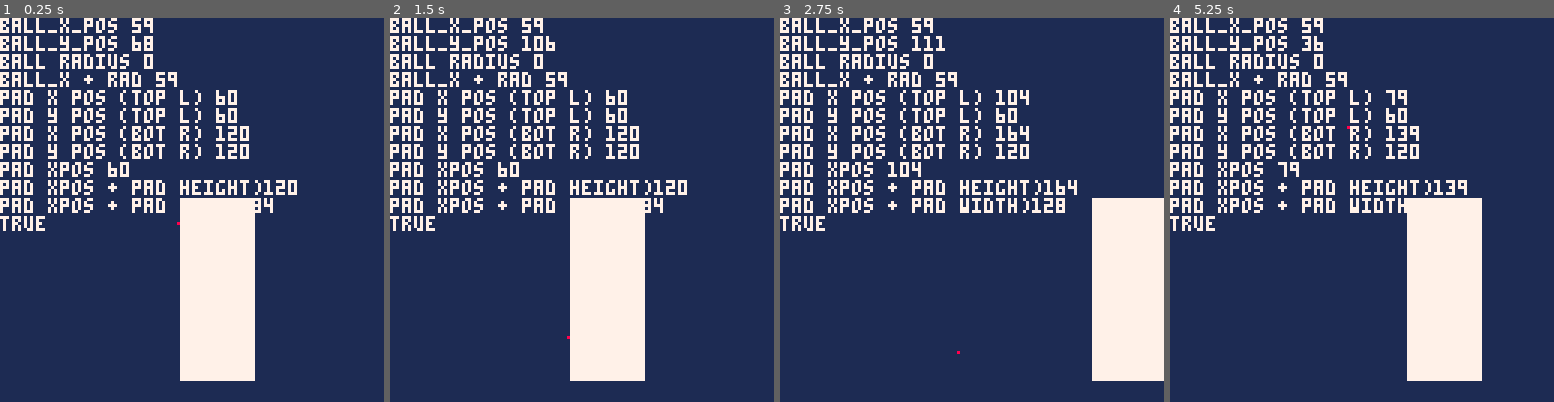
Above: before the commit, frames 1-4 (left to right).
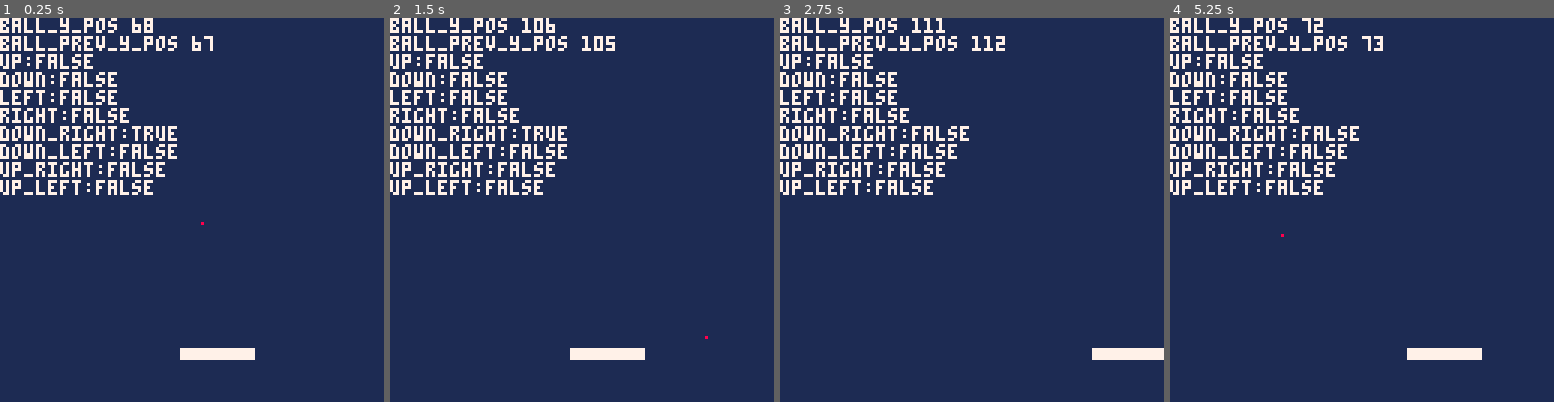
Above: after the commit, the same moments.

Repository: Mackeriah/Breakout-tutorial
Game: PICO-8 cartridge breakout/breakout.p8
The game is run twice, just before and just after one commit, with the same random seed, the same clock (stepped at 60 frames per second) and the same inputs.
Inputs:
- Up to frame 1 (0.25 s): no input
- Up to frame 2 (1.5 s): no input
- Up to frame 3 (2.75 s): hold Right 1.6-2.1 s; hold Right from 2.47 s (still down)
- Up to frame 4 (5.25 s): release Right at 3.03 s; hold Left 3.08-3.58 s; hold Right 4.02-4.68 s; hold Left from 5.08 s (still down)

The runs differ from the first frame. In frame 1, 17% of the frame differs, in the area x 0-78%, y 0-95%; in frame 2, 17%; in frame 3, 17%, in the area x 0-100%, y 0-95%; in frame 4, 17%.

Commit message:
Update breakout.p8
OK so far so good. Good to get back into some coding of my own at the very least

Diff:
--- a/breakout/breakout.p8
+++ b/breakout/breakout.p8
@@ -12,14 +12,25 @@
 	ball_x_pos = 59
 	ball_y_pos = 60
 	ball_radius = 0
-	ball_x_speed = 0
+	ball_x_speed = 1
 	ball_y_speed = 1
+	ball_prev_x_pos = 0
+	ball_prev_y_pos = 0
+
+	up = 'false'
+	down = 'false'
+	left = 'false'
+	right = 'false'
+	down_right = 'false'
+	down_left = 'false'
+	up_right = 'false'
+	up_left = 'false'
 
 	-- paddle info
 	paddle_x_pos = 60
-	paddle_y_pos = 60
+	paddle_y_pos = 110
 	paddle_width = 24
-	paddle_height = 60
+	paddle_height = 3
 	paddle_speed = 0
 end
 
@@ -37,24 +48,28 @@
 	circfill(ball_x_pos, ball_y_pos, ball_radius, 8) -- draw the ball
 	draw_paddle()
 
-	print('ball_x_pos '..ball_x_pos)
+	-- print('ball_x_pos '..ball_x_pos)
+	-- print('prev_ball_x_pos '..prev_ball_x_pos)
 	print('ball_y_pos '..ball_y_pos)
-	print('ball radius '..ball_radius)
-	print('ball_x + rad '..ball_x_pos+ball_radius)
-
-	print('pad x pos (top l) '..paddle_x_pos)
-	print('pad y pos (top l) '..paddle_y_pos)
-	print('pad x pos (bot r) '..paddle_x_pos+paddle_height)
-	print('pad y pos (bot r) '..paddle_y_pos+paddle_height)
-	print('pad xpos '..paddle_x_pos)
-	print('pad xpos + pad height)'..paddle_x_pos+paddle_height)
-	print('pad xpos + pad width)'..paddle_x_pos+paddle_width)
-	print(sausages)
-
-	--if (ball_y_pos >= paddle_y_pos) and (ball_y_pos <= paddle_y_pos + paddle_height) then
-	if ball_x_pos == 59 then
-		sausages = true
-	end
+	print('ball_prev_y_pos '..ball_prev_y_pos)
+	-- print('ball radius '..ball_radius)
+	-- print('ball_x + rad '..ball_x_pos+ball_radius)
+	-- print('pad x pos (top l) '..paddle_x_pos)
+	-- print('pad y pos (top l) '..paddle_y_pos)
+	-- print('pad x pos (bot r) '..paddle_x_pos+paddle_height)
+	-- print('pad y pos (bot r) '..paddle_y_pos+paddle_height)
+	-- print('pad xpos '..paddle_x_pos)
+	-- print('pad xpos + pad height)'..paddle_x_pos+paddle_height)
+	-- print('pad xpos + pad width)'..paddle_x_pos+paddle_width)
+	print('up:'..up)
+	print('down:'..down)
+	print('left:'..left)
+	print('right:'..right)
+
+	print('down_right:'..down_right)
+	print('down_left:'..down_left)
+	print('up_right:'..up_right)
+	print('up_left:'..up_left)
 
 end
 
@@ -63,6 +78,11 @@
 end
 
 function ball_movement()
+	-- store previous ball position
+	ball_prev_x_pos = ball_x_pos
+	ball_prev_y_pos = ball_y_pos
+
+	-- move ball
 	ball_x_pos += ball_x_speed
 	ball_y_pos += ball_y_speed
 end
@@ -114,6 +134,54 @@
 end
 
 function ball_paddle_collision()
+
+	-- if I check current x and y pos against next x and y I think I can determine which way ball is moving
+	-- if next_x == current_x and next_y > current_y then ball is going DOWN
+	-- if next_x == current_x  and next_y < current_y then ball is going UP
+	-- if next_x > current_x and next_y == current_y then ball is going RIGHT
+	-- if next_x < current_x and next_y == current_y then ball is going LEFT
+
+	-- if next_x > current_x and next_y > current_y then ball is going diaganolly DOWN RIGHT
+	-- if next_x < current_x and next_y > current_y then ball is going diaganolly DOWN LEFT
+	-- if next_x > current_x and next_y < current_y then ball is going diaganolly UP RIGHT
+	-- if next_x < current_x and next_y < current_y then ball is going diaganolly UP LEFT
+
+
+	-- I have a feeling that I need to cater for ball changing direction
+	if ball_x_pos == ball_prev_x_pos and ball_y_pos > ball_prev_y_pos then
+		down = 'true'
+		up = 'false'
+	end
+	if ball_x_pos == ball_prev_x_pos and ball_y_pos < ball_prev_y_pos then
+		up = 'true'
+		down = 'false'
+	end
+
+	if ball_x_pos > ball_prev_x_pos and ball_y_pos == ball_prev_y_pos then
+		right = 'true'
+		left = 'false'
+	end
+
+	if ball_x_pos < ball_prev_x_pos and ball_y_pos == ball_prev_y_pos then
+		left = 'true'
+		right = 'false'
+	end
+
+	if ball_x_pos > ball_prev_x_pos and ball_y_pos > ball_prev_y_pos then
+		down_right = 'true'
+		down_left = 'false'
+		up_right = 'false'
+		up_left = 'false'
+	else
+		down_right = 'false'
+	end
+…(7 lines of a section not shown)…
 	-- THIS PART IS WORKING CORRECTLY
 	-- did bottom of ball hit top of paddle? (-1 as that's the contact point)
 	if (ball_y_pos + ball_radius == paddle_y_pos-1) and
@@ -125,39 +193,27 @@
 
 	-- THIS PART APPEARWS TO BE WORKING CORRECTLY!
 	-- did left side of ball hit right side of paddle?
-	if (ball_y_pos >= paddle_y_pos) and (ball_y_pos <= paddle_y_pos+paddle_height) and -- ball in line with paddle
-	   ball_x_pos + ball_radius - 1 <= paddle_x_pos + paddle_width and -- when ball hits paddle right side
-	   ball_x_pos + ball_radius >= paddle_x_pos and
-	   ball_x_pos + ball_radius <= paddle_x_pos + paddle_width then
-		ball_x_speed = -ball_x_speed
-		sfx(2)
-	end
-
-	-- if I check current x and y pos against next x and y I think I can determine which way ball is moving
-	-- if next_x == current_x and next_y > current_y then ball is going DOWN
-	-- if next_x == current_x  and next_y < current_y then ball is going UP
-	-- if next_x > current_x and next_y == current_y then ball is going RIGHT
-	-- if next_x < current_x and next_y == current_y then ball is going LEFT
-
-	-- if next_x > current_x and next_y > current_y then ball is going diaganolly DOWN RIGHT
-	-- if next_x < current_x and next_y > current_y then ball is going diaganolly DOWN LEFT
-	-- if next_x > current_x and next_y < current_y then ball is going diaganolly UP RIGHT
-	-- if next_x < current_x and next_y < current_y then ball is going diaganolly UP LEFT
-
+	-- if (ball_y_pos >= paddle_y_pos) and (ball_y_pos <= paddle_y_pos+paddle_height) and -- ball in line with paddle
+	--    ball_x_pos + ball_radius - 1 <= paddle_x_pos + paddle_width and -- when ball hits paddle right side
+	--    ball_x_pos + ball_radius >= paddle_x_pos and
+	--    ball_x_pos + ball_radius <= paddle_x_pos + paddle_width then
+	-- 	ball_x_speed = -ball_x_speed
+	-- 	sfx(2)
+	-- end
 
 	-- did right side of ball hit left side of paddle? -- THIS PART IS WORKING CORRECTLY
 	-- if ball is between top and bottom of paddle
 	-- hmm I need to consider ball radius too, although IF I won't be changing ball radius I
 	-- can handle this with magic numbers as I'll know the radius
 	-- need to consider if ball partially hits paddle, whereas the below is just from centre
-	if (ball_y_pos >= paddle_y_pos) and (ball_y_pos <= paddle_y_pos+paddle_height) and
-		-- if ball
-	   ball_y_pos + ball_radius +1 >= paddle_y_pos and
-	   -- if ball including it's radius is equal or less than paddle x plus paddle height
-	   ball_y_pos + ball_radius +1 <= paddle_y_pos + paddle_height then
-		ball_x_speed = -ball_x_speed
-		sfx(2)
-	end
+	-- if (ball_y_pos >= paddle_y_pos) and (ball_y_pos <= paddle_y_pos+paddle_height) and
+	-- 	-- if ball
+	--    ball_y_pos + ball_radius +1 >= paddle_y_pos and
+	--    -- if ball including it's radius is equal or less than paddle x plus paddle height
+	--    ball_y_pos + ball_radius +1 <= paddle_y_pos + paddle_height then
+	-- 	ball_x_speed = -ball_x_speed
+	-- 	sfx(2)
+	-- end
 
 	-- THIS PART IS NOT CHECKED YET
 	-- did top of ball hit bottm of paddle?
